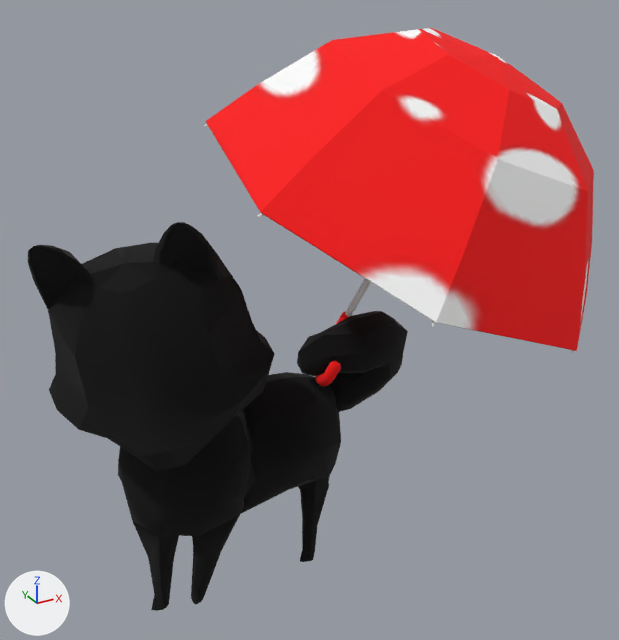
The OBJ model ChiBaApp/app/src/main/assets/models/umbrella/umbrella_Frame27.obj as it was, and as the next commit left it.
Rendered twice from a camera (50 mm lens) standing at (-5.76, -12.89, 11.72) and looking at (1.0, -0.61, 5.58). Every picture has the same lights, and +X, +Y and +Z are marked at lower left. Where no turn or scale is listed for an object, it has been applied to the vertices.

The first picture shows 'umbrella_Frame27'.
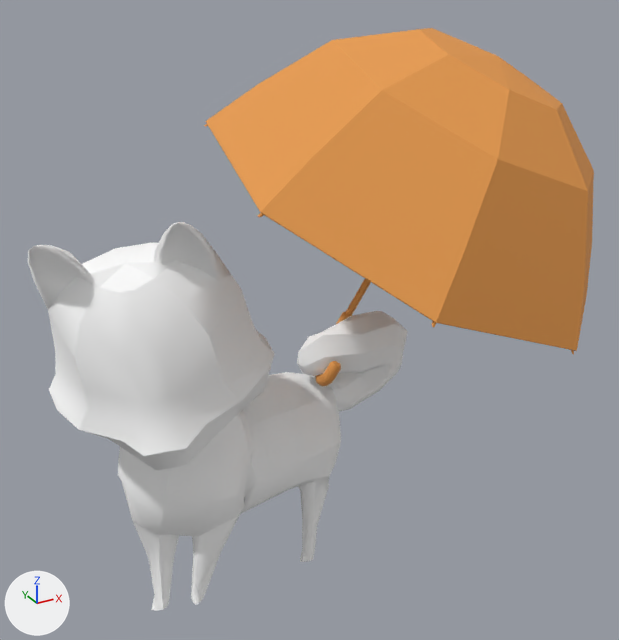
Where the change shows, as pixel boxes (x1, y1, x2, y2) in the pictures (619 x 640 px):
```json
{"object": "umbrella_Frame27", "change": "recoloured, surface changed", "before": [28, 28, 594, 611], "after": [28, 28, 594, 611]}
```

Edits to the scene script, one JSON object a line:
```json
{"op": "add", "block": "img_chiba_jpg", "code": ["img_chiba_jpg = load_image('chiba.jpg', 'chiba.jpg', 2048, 2048, 'sRGB')"]}
{"op": "set", "path": "mat_newrigging_lambert2sg.base_color", "old": "(0.0, 0.0, 0.0)", "new": "(1.0, 1.0, 1.0)", "note": "black #000000 -> white #ffffff"}
{"op": "set", "path": "mat_regenschirm_phong3sg.texture", "old": "img_chibaalltextures_jpg", "new": "img_chiba_jpg"}
```
